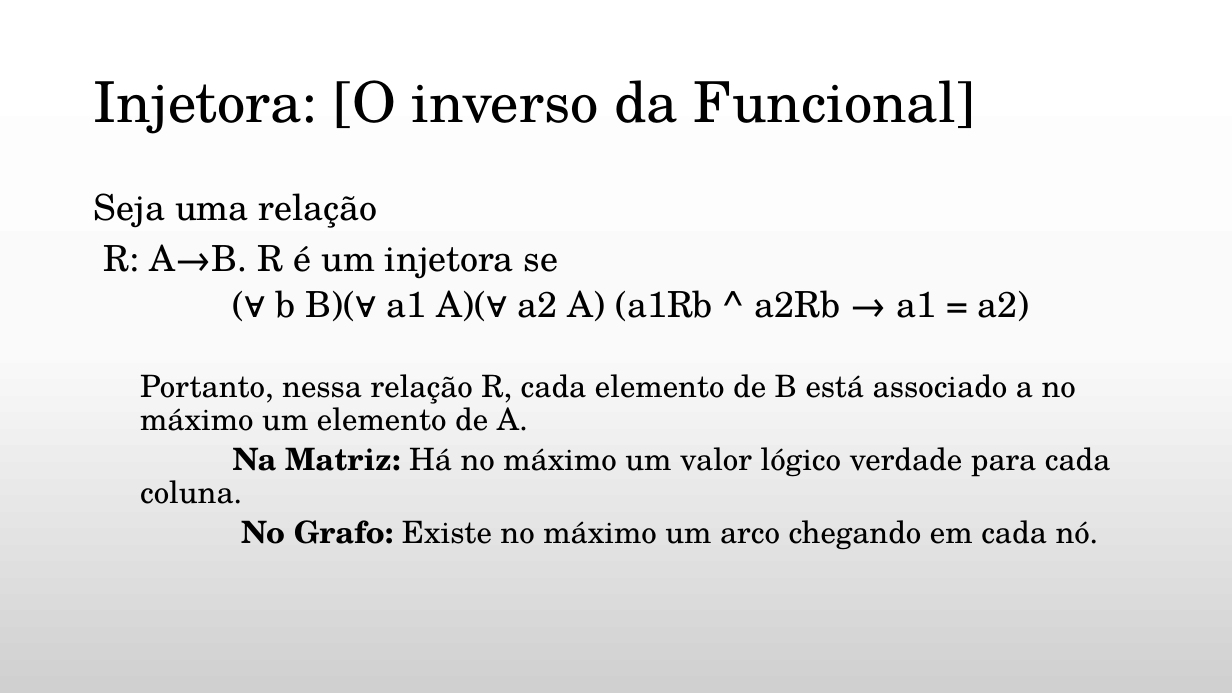
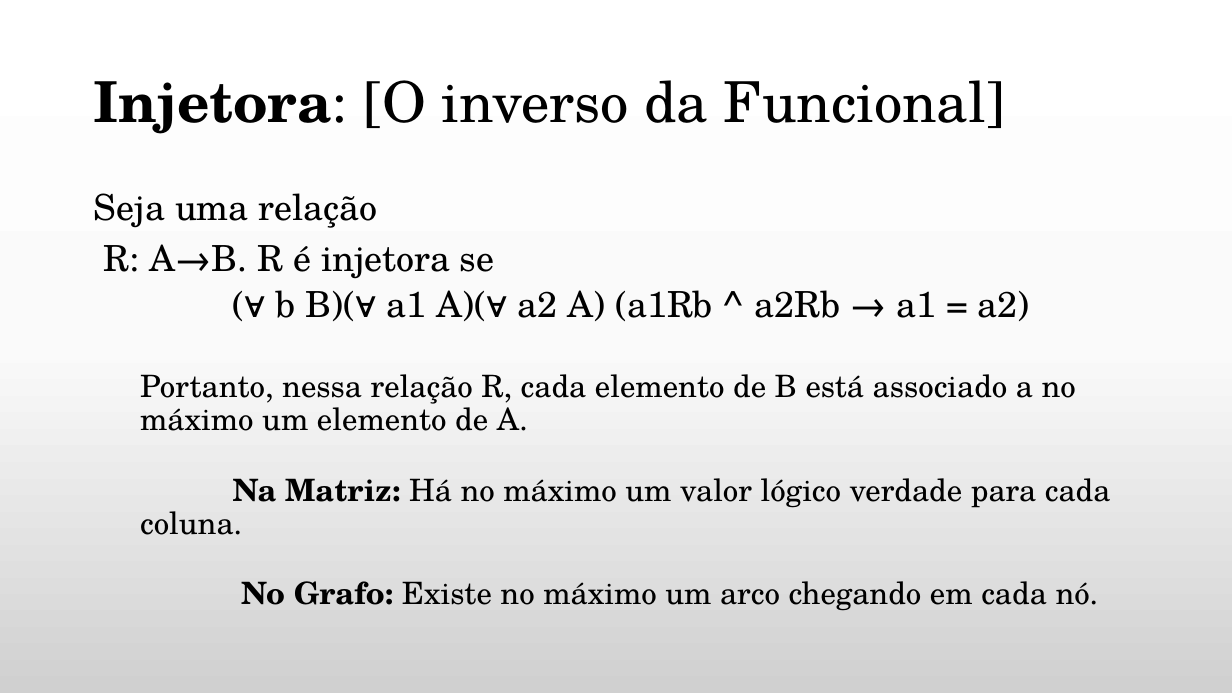
Before and after one commit to daniellygj/Fatec, a slide deck: slide 13 of 1º semestre/Revisões by danny/Revisão de Matemática Discreta.pptx. Drawn at 1232x693 pixels with LibreOffice and Linux fonts; fonts in the diff are those of the drawing; background and template pictures are left out. Boxes give left, top, right and bottom in pixels: in the first picture for what was removed or moved away, otherwise in the second. Text is boxed around its words. In the diff, an @@ line names an element or a change of style, - is before the commit and + after.

```diff
--- a/1º semestre/Revisões by danny/Revisão de Matemática Discreta.pptx
+++ b/1º semestre/Revisões by danny/Revisão de Matemática Discreta.pptx
@@ title "Injetora: [O inverso da Funcional]" at (x1=94, y1=80, x2=1005, y2=134): bold on in "Injetora:" @@
@@ text at (x1=104, y1=244, x2=495, y2=279): text changed @@
-R: A→B. R é um injetora se
+R: A→B. R é injetora se
@@ text at (x1=140, y1=374, x2=1111, y2=611): more space between paragraphs @@
```
Also in this commit, not shown: 9 other slides changed, 2 other files.
